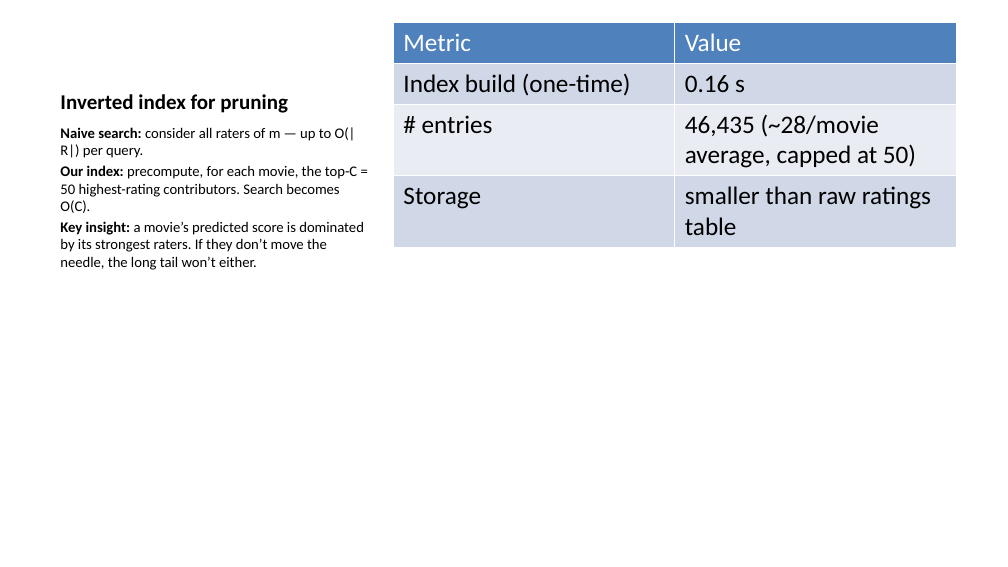
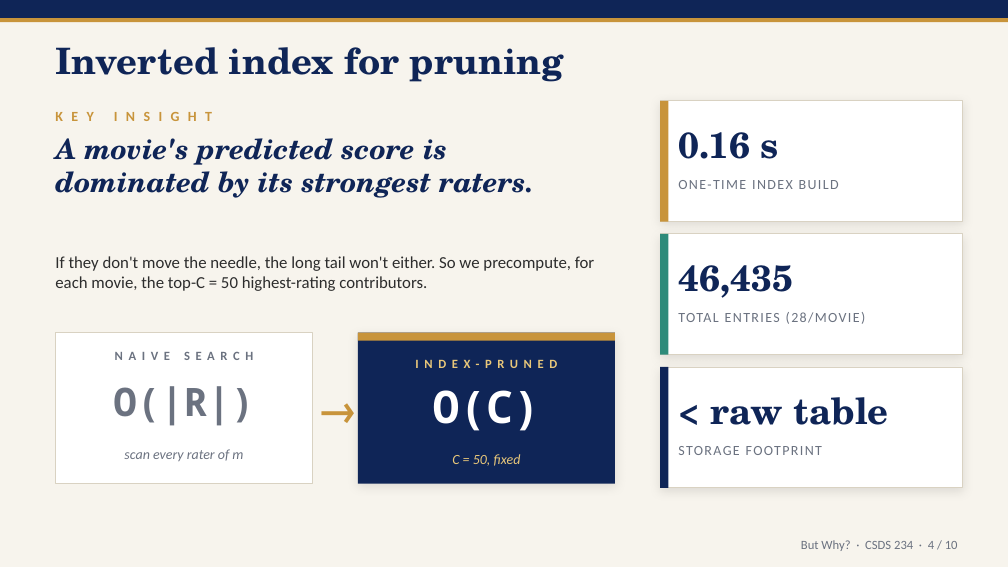
Before and after one commit to Alfred-Chen-04/csds234-final-project, a slide deck: slide 4 of CSDS234_Qianyi_slides.pptx. Drawn at 1008x567 pixels with LibreOffice and Linux fonts; fonts in the diff are those of the drawing. Boxes give left, top, right and bottom in pixels: in the first picture for what was removed or moved away, otherwise in the second. Text is boxed around its words. In the diff, an @@ line names an element or a change of style, - is before the commit and + after.

```diff
--- a/CSDS234_Qianyi_slides.pptx
+++ b/CSDS234_Qianyi_slides.pptx
@@ background #FFFFFF to #F7F4ED @@
@@ rectangle added at <box>0,0,1008,18</box>, fill #0F2557 @@
@@ rectangle added at <box>0,18,1008,22</box>, fill #C8943B @@
@@ table removed at <box>393,22,956,505</box>, 4 rows, 2 columns @@
-Metric | Value
-Index build (one-time) | 0.16 s
-# entries | 46,435 (~28/movie average, capped at 50)
-Storage | smaller than raw ratings table
@@ text "Inverted index for pruning": place and size @@
-text "Inverted index for pruning" at <box>60,94,288,113</box>
+text "Inverted index for pruning" at <box>55,47,564,82</box>
@@ text "Inverted index for pruning" at <box>55,47,564,82</box>: size 15 to 26 pt, font Calibri to TeX Gyre Schola, text colour #000000 to #0F2557; vertical alignment bottom to middle @@
@@ text added at <box>55,101,600,131</box>, 10 pt, text #C8943B, bold @@
+KEY INSIGHT
@@ rectangle added at <box>660,101,963,222</box>, fill #FFFFFF, outline #D9D2C2 0.5 pt @@
@@ rectangle added at <box>660,101,668,222</box>, fill #C8943B @@
@@ text added at <box>55,138,534,198</box>, 20 pt, text #0F2557, bold, italic @@
+A movie's predicted score is
+dominated by its strongest raters.
@@ text removed at <box>60,127,364,270</box> @@
-Naive search: consider all raters of m — up to O(|R|) per query.
-Our index: precompute, for each movie, the top-C = 50 highest-rating contributors. Search becomes O(C).
-Key insight: a movie’s predicted score is dominated by its strongest raters. If they don’t move the needle, the long tail won’t either.
@@ text added at <box>678,132,779,159</box>, 26 pt, text #0F2557, bold @@
+0.16 s
@@ text added at <box>678,180,839,189</box>, 10 pt, text #6B7280 @@
+ONE-TIME INDEX BUILD
@@ rectangle added at <box>660,234,963,355</box>, fill #FFFFFF, outline #D9D2C2 0.5 pt @@
@@ rectangle added at <box>660,234,668,355</box>, fill #2E8B7A @@
@@ text added at <box>55,256,594,291</box>, 12 pt, text #2D2D2D @@
+If they don't move the needle, the long tail won't either. So we precompute, for each movie, the top-C = 50 highest-rating contributors.
@@ text added at <box>678,265,793,298</box>, 26 pt, text #0F2557, bold @@
+46,435
@@ text added at <box>678,312,866,324</box>, 10 pt, text #6B7280 @@
+TOTAL ENTRIES (28/MOVIE)
@@ rectangle added at <box>55,333,312,484</box>, fill #FFFFFF, outline #D9D2C2 0.5 pt @@
@@ text added at <box>55,343,312,368</box>, 9 pt, text #6B7280, bold @@
+NAIVE SEARCH
@@ text added at <box>312,333,363,484</box>, 28 pt, text #C8943B, bold @@
+→
@@ rectangle added at <box>358,333,615,484</box>, fill #0F2557 @@
@@ rectangle added at <box>358,333,615,341</box>, fill #C8943B @@
@@ text added at <box>358,351,615,376</box>, 9 pt, text #E8C77A, bold @@
+INDEX-PRUNED
@@ text added at <box>113,386,254,426</box>, 28 pt, text #6B7280, bold @@
+O(|R|)
@@ rectangle added at <box>660,367,963,488</box>, fill #FFFFFF, outline #D9D2C2 0.5 pt @@
@@ rectangle added at <box>660,367,668,488</box>, fill #0F2557 @@
@@ text added at <box>433,390,541,431</box>, 32 pt, text #FFFFFF, bold @@
+O(C)
@@ text added at <box>711,397,889,425</box>, 26 pt, text #0F2557, bold @@
+< raw table
@@ text added at <box>124,449,243,461</box>, 10 pt, text #6B7280, italic @@
+scan every rater of m
@@ text added at <box>678,446,822,455</box>, 10 pt, text #6B7280 @@
+STORAGE FOOTPRINT
@@ text added at <box>452,454,521,466</box>, 10 pt, text #E8C77A, italic @@
+C = 50, fixed
@@ text added at <box>801,540,958,551</box>, 9 pt, text #6B7280 @@
+But Why? · CSDS 234 · 4 / 10
```
Also in this commit, not shown: 8 other slides changed, 1 slide added, 8 slides removed, 6 other files.
